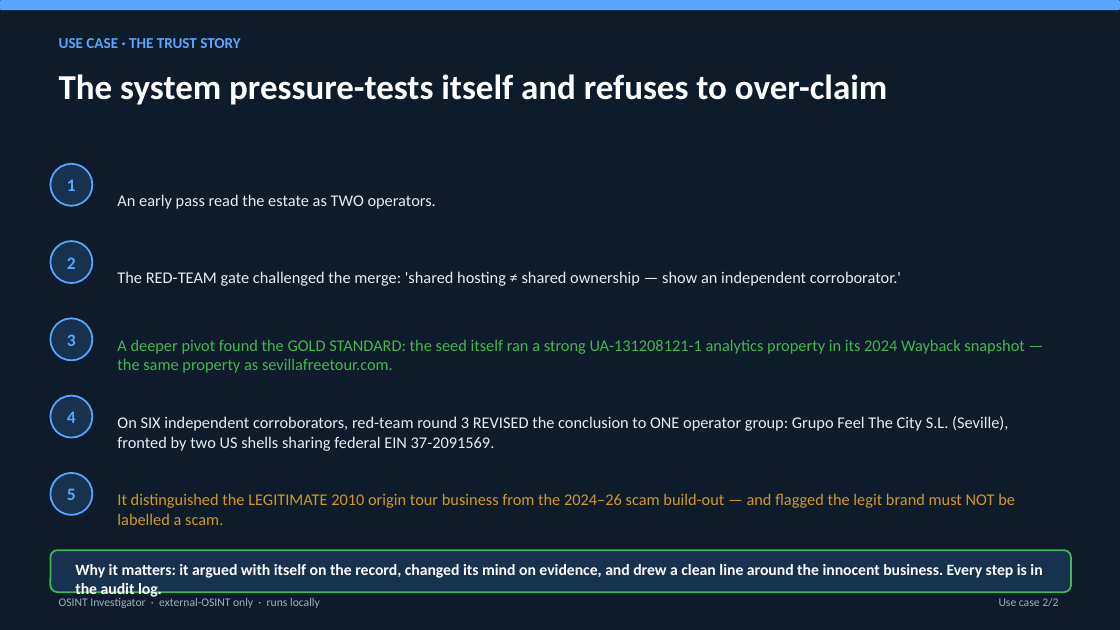
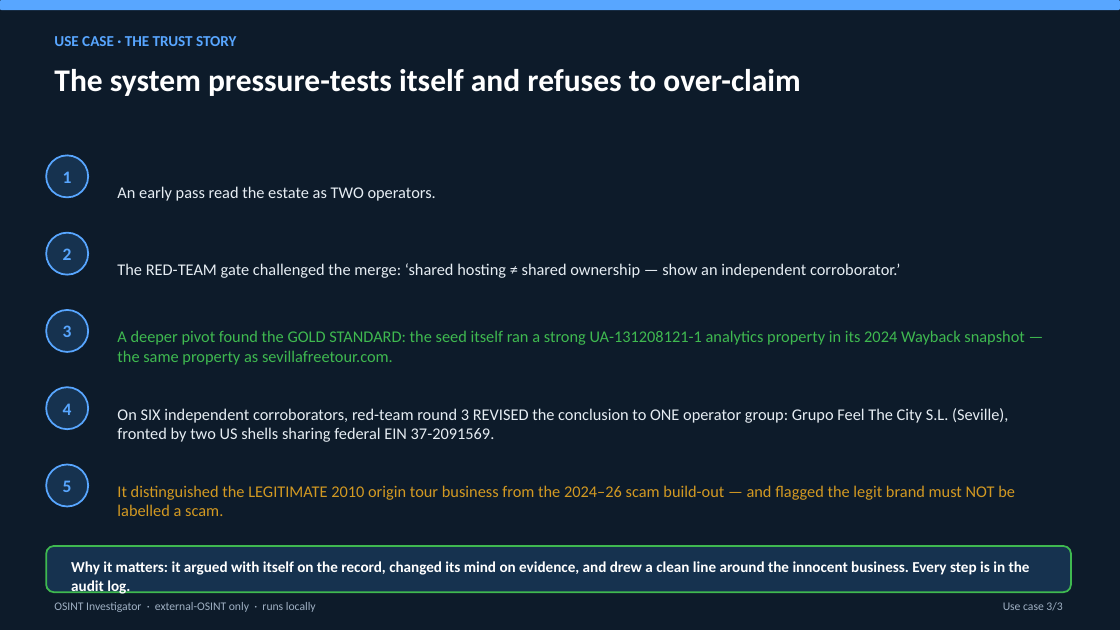
Before and after one commit to cis379/osint-investigator-v3, a slide deck: slide 9 of deck/osint-brief.pptx (slide 7 before the commit). Drawn at 1120x630 pixels with LibreOffice and Linux fonts; fonts in the diff are those of the drawing. Boxes give left, top, right and bottom in pixels: in the first picture for what was removed or moved away, otherwise in the second. Text is boxed around its words. In the diff, an @@ line names an element or a change of style, - is before the commit and + after.

```diff
--- a/deck/osint-brief.pptx
+++ b/deck/osint-brief.pptx
@@ text "USE CASE · THE TRUST ...": place and size @@
-text "USE CASE · THE TRUST ..." at [59,38,240,48]
+text "USE CASE · THE TRUST ..." at [54,36,236,46]
@@ text "The system pressure-tests itself and ..." at [54,69,800,96]: size 30 to 27 pt @@
@@ text at [117,263,900,278]: text changed @@
-The RED-TEAM gate challenged the merge: 'shared hosting ≠ shared ownership — show an independent corroborator.'
+The RED-TEAM gate challenged the merge: ‘shared hosting ≠ shared ownership — show an independent corroborator.’
@@ 5 ellipses: place and size @@
-5 ellipses at [50,164,92,515]
+5 ellipses at [46,155,88,507]
@@ 4 texts: place and size @@
-4 texts at [117,194,1024,525]
+4 texts at [117,186,1024,516]
@@ rounded rectangle: place and size @@
-rounded rectangle at [50,550,1071,592]
+rounded rectangle at [46,546,1071,592]
@@ text "Why it matters: it argued ..." at [71,561,1030,594]: size 13.5 to 13 pt @@
@@ text "OSINT Investigator · external-OSINT only ...": place and size @@
-text "OSINT Investigator · external-OSINT only ..." at [59,598,320,608]
+text "OSINT Investigator · external-OSINT only ..." at [54,602,316,612]
@@ text at [1003,602,1062,611]: text changed @@
-Use case 2/2
+Use case 3/3
```
Also in this commit, not shown: 8 other slides changed, 4 slides added, 1 slide removed, 6 other files.
